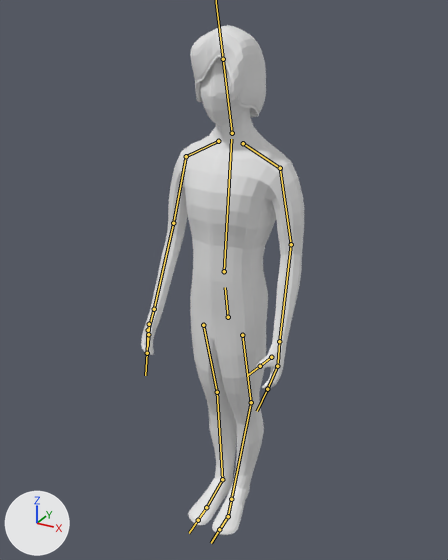
Before and after pictures for a commit that changed the FBX model Sona/Assets/Models/Characters/Character1.fbx.
The view is the same before and after, from a 50 mm camera at (0.921, -1.67, 1.829) aimed at (-0.061, 0.114, 0.936). The lights are fixed; the arrows at lower left show +X, +Y and +Z. The bones that bend it are drawn over the model as lines.
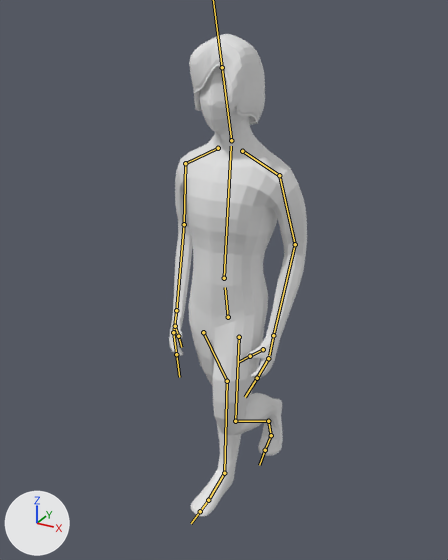
Commit message: update characters again

The newer file adds an action. The first version stands in its rest pose; the second is drawn at frame 19 of the action 'Character.001|camminata'.

Location of each change, [x1, y1, x2, y2] in pixels of the pictures (448 x 560 px):
```json
{"object": "Circle", "change": "posed", "before": [141, 25, 304, 535], "after": [169, 34, 307, 517], "on screen": "15% narrower"}
{"bone": "Bone.001", "before": "(224, 271) to (231, 139)", "after": "(224, 278) to (231, 146)"}
{"bone": "braccio.L", "before": "(280, 168) to (291, 244)", "after": "(279, 175) to (295, 244)"}
{"bone": "avambraccio.L", "before": "(291, 244) to (279, 341)", "after": "(295, 244) to (273, 335)"}
{"bone": "braccio.R", "before": "(186, 156) to (173, 223)", "after": "(185, 163) to (184, 224)"}
{"bone": "avambraccio.R", "before": "(173, 223) to (154, 309)", "after": "(184, 224) to (176, 310)"}
{"bone": "coscia.L", "before": "(242, 335) to (251, 402)", "after": "(239, 337) to (235, 421)"}
{"bone": "gamba.L", "before": "(251, 402) to (231, 499)", "after": "(235, 421) to (268, 421)"}
{"bone": "ditapiede.L", "before": "(228, 516) to (219, 529)", "after": "(271, 435) to (265, 450)"}
{"bone": "coscia.R", "before": "(203, 325) to (217, 392)", "after": "(203, 332) to (227, 381)"}
{"bone": "gamba.R", "before": "(217, 392) to (222, 479)", "after": "(227, 381) to (224, 473)"}
{"bone": "piede.R", "before": "(222, 479) to (206, 507)", "after": "(224, 473) to (208, 500)"}
```

Edits to the scene script, one JSON object a line:
```json
{"block": "bone_bone_001", "where": "bone_bone_001 = bpy.data.objects['Character.001'].pose.bones['Bone.001']  # child of 'Bone'"}
{"op": "set", "path": "bone_bone_001.location", "old": "(0.0, 0.0, 0.0)", "new": "(0.0, -0.023, -0.003)"}
{"block": "bone_braccio_l", "where": "bone_braccio_l = bpy.data.objects['Character.001'].pose.bones['braccio.L']  # child of 'spalla.L'"}
{"op": "set", "path": "bone_braccio_l.rotation_quaternion", "old": "(1.0, 0.0, 0.0, 0.0)", "new": "(0.993, -0.113, 0.024, -0.018)", "note": "degrees (0, 0, 0) -> degrees (-13, 2, -2)"}
{"block": "bone_avambraccio_l", "where": "bone_avambraccio_l = bpy.data.objects['Character.001'].pose.bones['avambraccio.L']  # child of 'braccio.L'"}
{"op": "set", "path": "bone_avambraccio_l.rotation_quaternion", "old": "(1.0, 0.0, 0.0, 0.0)", "new": "(0.988, 0.105, 0.105, -0.039)", "note": "degrees (0, 0, 0) -> degrees (12, 12, -3)"}
{"block": "bone_braccio_r", "where": "bone_braccio_r = bpy.data.objects['Character.001'].pose.bones['braccio.R']  # child of 'spalla.R'"}
{"op": "set", "path": "bone_braccio_r.rotation_quaternion", "old": "(1.0, 0.0, 0.0, 0.0)", "new": "(0.993, -0.113, -0.024, 0.018)", "note": "degrees (0, 0, 0) -> degrees (-13, -2, 2)"}
{"block": "bone_avambraccio_r", "where": "bone_avambraccio_r = bpy.data.objects['Character.001'].pose.bones['avambraccio.R']  # child of 'braccio.R'"}
{"op": "set", "path": "bone_avambraccio_r.rotation_quaternion", "old": "(1.0, 0.0, 0.0, 0.0)", "new": "(0.988, 0.105, -0.105, 0.039)", "note": "degrees (0, 0, 0) -> degrees (12, -12, 3)"}
{"block": "bone_coscia_l", "where": "bone_coscia_l = bpy.data.objects['Character.001'].pose.bones['coscia.L']  # child of 'Bone'"}
{"op": "set", "path": "bone_coscia_l.location", "old": "(0.0, 0.0, 0.0)", "new": "(0.0, -0.012, 0.023)"}
{"op": "set", "path": "bone_coscia_l.rotation_quaternion", "old": "(1.0, 0.0, 0.0, 0.0)", "new": "(0.99, 0.143, 0.002, 0.0)", "note": "degrees (0, 0, 0) -> degrees (16, 0, 0)"}
{"block": "bone_gamba_l", "where": "bone_gamba_l = bpy.data.objects['Character.001'].pose.bones['gamba.L']  # child of 'coscia.L'"}
{"op": "set", "path": "bone_gamba_l.rotation_quaternion", "old": "(1.0, 0.0, 0.0, 0.0)", "new": "(0.756, -0.653, -0.04, 0.006)", "note": "degrees (0, 0, 0) -> degrees (-82, -3, 3)"}
{"block": "bone_ditapiede_l", "where": "bone_ditapiede_l = bpy.data.objects['Character.001'].pose.bones['ditapiede.L']  # child of 'piede.L'"}
{"op": "set", "path": "bone_ditapiede_l.rotation_quaternion", "old": "(1.0, 0.0, 0.0, 0.0)", "new": "(0.965, 0.262, -0.005, -0.007)", "note": "degrees (0, 0, 0) -> degrees (30, 0, -1)"}
{"block": "bone_coscia_r", "where": "bone_coscia_r = bpy.data.objects['Character.001'].pose.bones['coscia.R']  # child of 'Bone'"}
{"op": "set", "path": "bone_coscia_r.location", "old": "(0.0, 0.0, 0.0)", "new": "(0.0, 0.029, 0.008)"}
{"op": "set", "path": "bone_coscia_r.rotation_quaternion", "old": "(1.0, 0.0, 0.0, 0.0)", "new": "(0.992, -0.127, 0.002, -0.001)", "note": "degrees (0, 0, 0) -> degrees (-15, 0, 0)"}
{"block": "bone_gamba_r", "where": "bone_gamba_r = bpy.data.objects['Character.001'].pose.bones['gamba.R']  # child of 'coscia.R'"}
{"op": "set", "path": "bone_gamba_r.rotation_quaternion", "old": "(1.0, 0.0, 0.0, 0.0)", "new": "(0.983, 0.186, -0.011, -0.007)", "note": "degrees (0, 0, 0) -> degrees (21, -1, -1)"}
{"block": "bone_piede_r", "where": "bone_piede_r = bpy.data.objects['Character.001'].pose.bones['piede.R']  # child of 'gamba.R'"}
{"op": "set", "path": "bone_piede_r.rotation_quaternion", "old": "(1.0, 0.0, 0.0, 0.0)", "new": "(0.999, -0.044, 0.028, 0.006)", "note": "degrees (0, 0, 0) -> degrees (-5, 3, 1)"}
```
